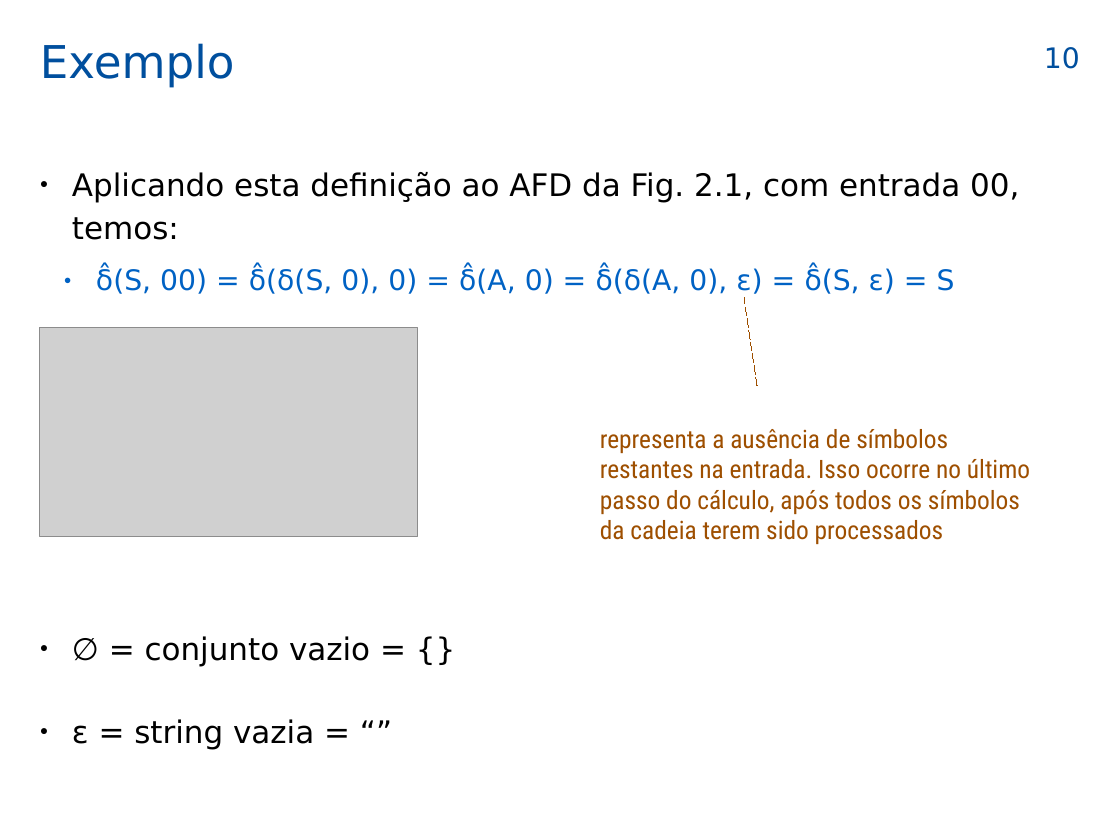
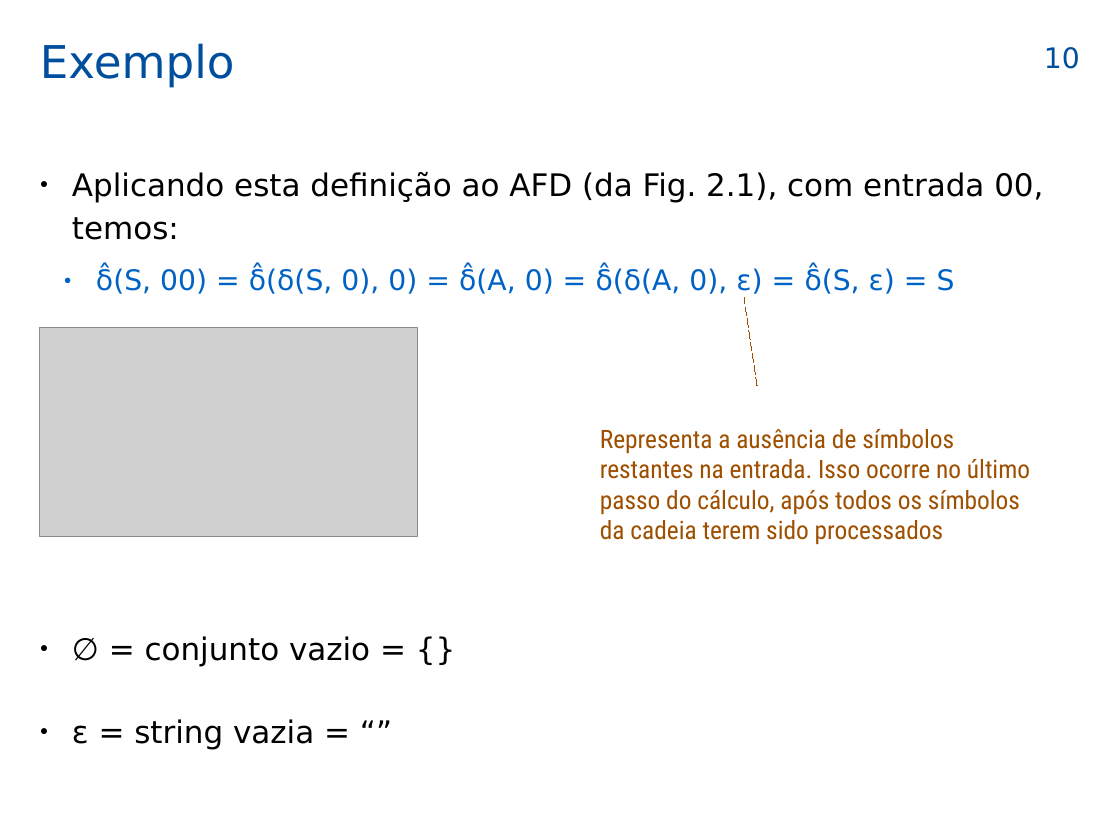
Before and after one commit to efurlanm/teaching, a slide deck: slide 10 of lfa/LFA-22-automatos_2025-04-02.odp. Drawn at 1120x840 pixels with LibreOffice and Linux fonts; fonts in the diff are those of the drawing; grey boxes stand for pictures; background and template pictures are left out. Boxes give left, top, right and bottom in pixels: in the first picture for what was removed or moved away, otherwise in the second. Text is boxed around its words. In the diff, an @@ line names an element or a change of style, - is before the commit and + after.

```diff
--- a/lfa/LFA-22-automatos_2025-04-02.odp
+++ b/lfa/LFA-22-automatos_2025-04-02.odp
@@ text at [72,172,1043,240]: text changed @@
-● Aplicando esta definição ao AFD da Fig. 2.1, com entrada 00, temos:
+● Aplicando esta definição ao AFD (da Fig. 2.1), com entrada 00, temos:
@@ text at [600,429,1030,544]: text changed @@
-representa a ausência de símbolos restantes na entrada. Isso ocorre no último passo do cálculo, após todos os símbolos da cadeia terem sido processados
+Representa a ausência de símbolos restantes na entrada. Isso ocorre no último passo do cálculo, após todos os símbolos da cadeia terem sido processados
```
Also in this commit, not shown: 17 other slides changed, 1 other file.
